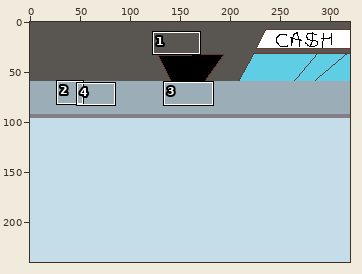
Edited in one commit: pixel-art file (data/dirty_mockup.ase). The first picture is a wide view before the edit; the outline marks the close-up.
Close-up. The starting point:
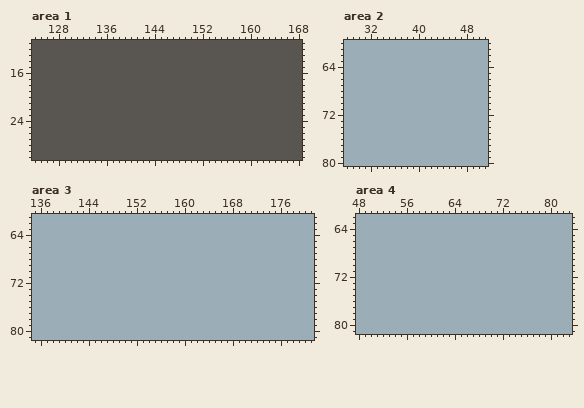
320x240 pixels, 1 frame. Shown: area 1: x 124..168, y 11..30; area 2: x 28..51, y 60..80; area 3: x 135..181, y 61..81; area 4: x 48..83, y 62..81. The commit also changed other parts of the picture, which this record leaves out.
New version:
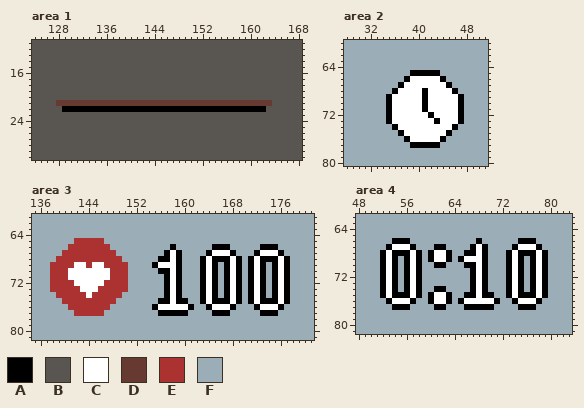
Palette (. is transparent): A #000000  B #595652  C #ffffff  D #663931  E #ac3232  F #9badb7
Change:
layer "UI" now shown
--- area 1, layer "UI"
@@ x 124..168 @@
 20 BBBBBBBBBBBBBBBBBBBBBBBBBBBBBBBBBBBBBBBBBBBBB
-21 BBBBBBBBBBBBBBBBBBBBBBBBBBBBBBBBBBBBBBBBBBBBB
-22 BBBBBBBBBBBBBBBBBBBBBBBBBBBBBBBBBBBBBBBBBBBBB
+21 BBBBDDDDDDDDDDDDDDDDDDDDDDDDDDDDDDDDDDDDBBBBB
+22 BBBBBAAAAAAAAAAAAAAAAAAAAAAAAAAAAAAAAAABBBBBB
 23 BBBBBBBBBBBBBBBBBBBBBBBBBBBBBBBBBBBBBBBBBBBBB
--- area 2, layer "UI"
@@ x 28..51 @@
 64 FFFFFFFFFFFFFFFFFFFFFFFF
-65 FFFFFFFFFFFFFFFFFFFFFFFF
-66 FFFFFFFFFFFFFFFFFFFFFFFF
-67 FFFFFFFFFFFFFFFFFFFFFFFF
-68 FFFFFFFFFFFFFFFFFFFFFFFF
-69 FFFFFFFFFFFFFFFFFFFFFFFF
-70 FFFFFFFFFFFFFFFFFFFFFFFF
-71 FFFFFFFFFFFFFFFFFFFFFFFF
-72 FFFFFFFFFFFFFFFFFFFFFFFF
-73 FFFFFFFFFFFFFFFFFFFFFFFF
-74 FFFFFFFFFFFFFFFFFFFFFFFF
-75 FFFFFFFFFFFFFFFFFFFFFFFF
-76 FFFFFFFFFFFFFFFFFFFFFFFF
-77 FFFFFFFFFFFFFFFFFFFFFFFF
+65 FFFFFFFFFFFAAAAAFFFFFFFF
+66 FFFFFFFFFFACCCCCAFFFFFFF
+67 FFFFFFFFFACCCCCCCAFFFFFF
+68 FFFFFFFFACCCCACCCCAFFFFF
+69 FFFFFFFACCCCCACCCCCAFFFF
+70 FFFFFFFACCCCCACCCCCAFFFF
+71 FFFFFFFACCCCCACCCCCAFFFF
+72 FFFFFFFACCCCCCACCCCAFFFF
+73 FFFFFFFACCCCCCCACCCAFFFF
+74 FFFFFFFFACCCCCCCCCAFFFFF
+75 FFFFFFFFFACCCCCCCAFFFFFF
+76 FFFFFFFFFFACCCCCAFFFFFFF
+77 FFFFFFFFFFFAAAAAFFFFFFFF
 78 FFFFFFFFFFFFFFFFFFFFFFFF
--- area 3, layer "UI"
@@ x 135..181 @@
 64 FFFFFFFFFFFFFFFFFFFFFFFFFFFFFFFFFFFFFFFFFFFFFFF
-65 FFFFFFFFFFFFFFFFFFFFFFFFFFFFFFFFFFFFFFFFFFFFFFF
-66 FFFFFFFFFFFFFFFFFFFFFFFFFFFFFFFFFFFFFFFFFFFFFFF
-67 FFFFFFFFFFFFFFFFFFFFFFFFFFFFFFFFFFFFFFFFFFFFFFF
-68 FFFFFFFFFFFFFFFFFFFFFFFFFFFFFFFFFFFFFFFFFFFFFFF
-69 FFFFFFFFFFFFFFFFFFFFFFFFFFFFFFFFFFFFFFFFFFFFFFF
-70 FFFFFFFFFFFFFFFFFFFFFFFFFFFFFFFFFFFFFFFFFFFFFFF
-71 FFFFFFFFFFFFFFFFFFFFFFFFFFFFFFFFFFFFFFFFFFFFFFF
-72 FFFFFFFFFFFFFFFFFFFFFFFFFFFFFFFFFFFFFFFFFFFFFFF
-73 FFFFFFFFFFFFFFFFFFFFFFFFFFFFFFFFFFFFFFFFFFFFFFF
-74 FFFFFFFFFFFFFFFFFFFFFFFFFFFFFFFFFFFFFFFFFFFFFFF
-75 FFFFFFFFFFFFFFFFFFFFFFFFFFFFFFFFFFFFFFFFFFFFFFF
-76 FFFFFFFFFFFFFFFFFFFFFFFFFFFFFFFFFFFFFFFFFFFFFFF
-77 FFFFFFFFFFFFFFFFFFFFFFFFFFFFFFFFFFFFFFFFFFFFFFF
+65 FFFFFFFEEEEEFFFFFFFFFFFFFFFFFFFFFFFFFFFFFFFFFFF
+66 FFFFFFEEEEEEEFFFFFFFFFFAFFFFFFAAAFFFFFAAAFFFFFF
+67 FFFFFEEEEEEEEEFFFFFFFFACAFFFFACCCAFFFACCCAFFFFF
+68 FFFFEEEEEEEEEEEFFFFFFAACAFFFACAAACAFACAAACAFFFF
+69 FFFEEEECCECCEEEEFFFFACCCAFFFACAFACAFACAFACAFFFF
+70 FFFEEECCCCCCCEEEFFFFFAACAFFFACAFACAFACAFACAFFFF
+71 FFFEEECCCCCCCEEEFFFFFFACAFFFACAFACAFACAFACAFFFF
+72 FFFEEEECCCCCEEEEFFFFFFACAFFFACAFACAFACAFACAFFFF
+73 FFFEEEEECCCEEEEEFFFFFFACAFFFACAFACAFACAFACAFFFF
+74 FFFFEEEEECEEEEEFFFFFFFACAFFFACAFACAFACAFACAFFFF
+75 FFFFFEEEEEEEEEFFFFFFFAACAAFFACAAACAFACAAACAFFFF
+76 FFFFFFEEEEEEEFFFFFFFACCCCCAFFACCCAFFFACCCAFFFFF
+77 FFFFFFFEEEEEFFFFFFFFFAAAAAFFFFAAAFFFFFAAAFFFFFF
 78 FFFFFFFFFFFFFFFFFFFFFFFFFFFFFFFFFFFFFFFFFFFFFFF
--- area 4, layer "UI"
@@ x 48..83 @@
 65 FFFFFFFFFFFFFFFFFFFFFFFFFFFFFFFFFFFF
-66 FFFFFFFFFFFFFFFFFFFFFFFFFFFFFFFFFFFF
-67 FFFFFFFFFFFFFFFFFFFFFFFFFFFFFFFFFFFF
-68 FFFFFFFFFFFFFFFFFFFFFFFFFFFFFFFFFFFF
-69 FFFFFFFFFFFFFFFFFFFFFFFFFFFFFFFFFFFF
-70 FFFFFFFFFFFFFFFFFFFFFFFFFFFFFFFFFFFF
-71 FFFFFFFFFFFFFFFFFFFFFFFFFFFFFFFFFFFF
-72 FFFFFFFFFFFFFFFFFFFFFFFFFFFFFFFFFFFF
-73 FFFFFFFFFFFFFFFFFFFFFFFFFFFFFFFFFFFF
-74 FFFFFFFFFFFFFFFFFFFFFFFFFFFFFFFFFFFF
-75 FFFFFFFFFFFFFFFFFFFFFFFFFFFFFFFFFFFF
-76 FFFFFFFFFFFFFFFFFFFFFFFFFFFFFFFFFFFF
-77 FFFFFFFFFFFFFFFFFFFFFFFFFFFFFFFFFFFF
+66 FFFFFFAAAFFFFFFFFFFFAFFFFFFAAAFFFFFF
+67 FFFFFACCCAFFFAAFFFFACAFFFFACCCAFFFFF
+68 FFFFACAAACAFACCAFFAACAFFFACAAACAFFFF
+69 FFFFACAFACAFACCAFACCCAFFFACAFACAFFFF
+70 FFFFACAFACAFFAAFFFAACAFFFACAFACAFFFF
+71 FFFFACAFACAFFFFFFFFACAFFFACAFACAFFFF
+72 FFFFACAFACAFFFFFFFFACAFFFACAFACAFFFF
+73 FFFFACAFACAFFFFFFFFACAFFFACAFACAFFFF
+74 FFFFACAFACAFFAAFFFFACAFFFACAFACAFFFF
+75 FFFFACAAACAFACCAFFAACAAFFACAAACAFFFF
+76 FFFFFACCCAFFACCAFACCCCCAFFACCCAFFFFF
+77 FFFFFFAAAFFFFAAFFFAAAAAFFFFAAAFFFFFF
 78 FFFFFFFFFFFFFFFFFFFFFFFFFFFFFFFFFFFF
Where, in picture pixels (left, top, right, bottom), the same in both close-ups:
changed: (56, 100, 272, 112)
changed: (386, 70, 464, 148)
changed: (50, 238, 290, 316)
changed: (380, 238, 548, 310)
